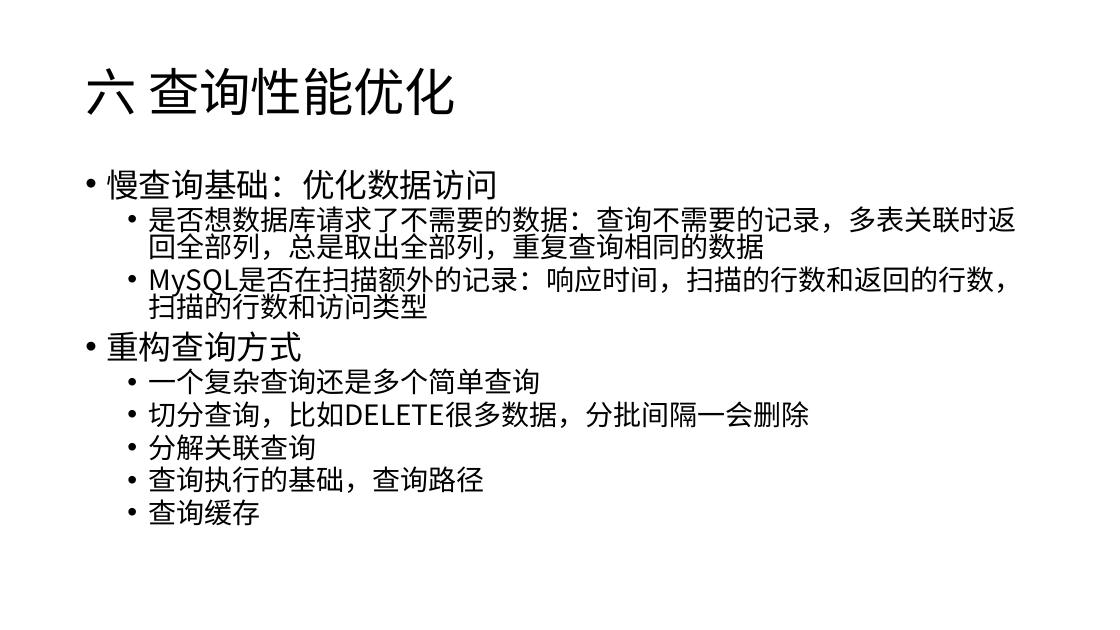
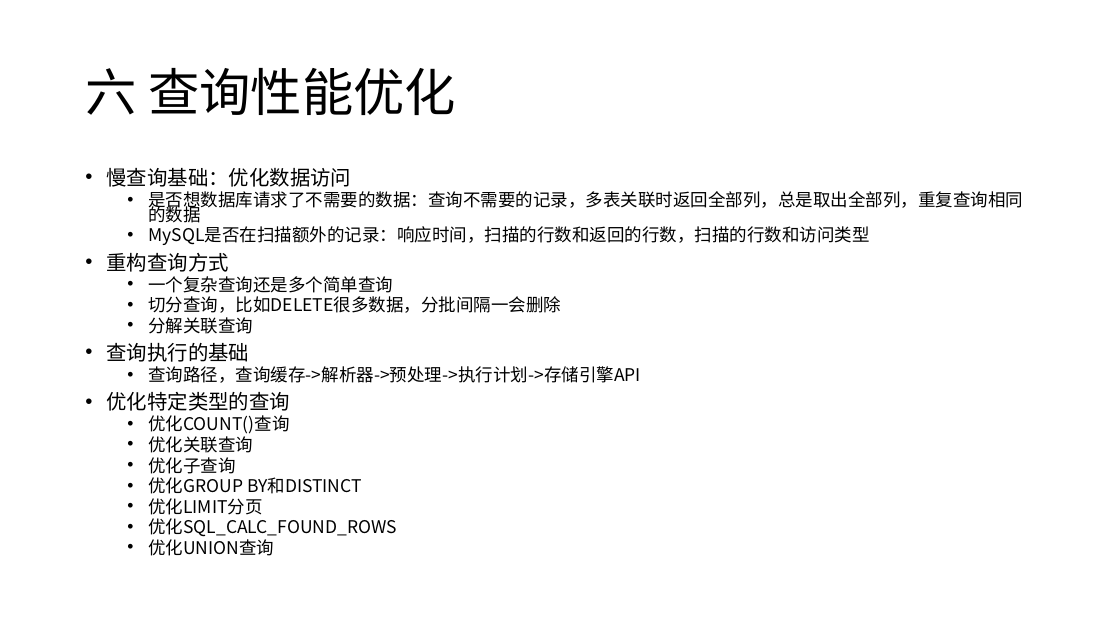
Before and after one commit to zzsure/computer-course-reading, a slide deck: slide 7 of High Performance MySQL.pptx. Drawn at 1120x630 pixels with LibreOffice and Linux fonts; fonts in the diff are those of the drawing. Boxes give left, top, right and bottom in pixels: in the first picture for what was removed or moved away, otherwise in the second. Text is boxed around its words. In the diff, an @@ line names an element or a change of style, - is before the commit and + after.

```diff
--- a/High Performance MySQL.pptx
+++ b/High Performance MySQL.pptx
@@ text at <box>106,168,1023,334</box>: size 28 to 17.5 pt in "慢查询基础：优化数据访问", "重构查询方式"; size 24 to 15 pt in "是否想数据库请求了不需要的数据：查询不需要的记录，多表关联时返回全部列，总是取出全部列，重复查询相同的数据", "MySQL是否在扫描额外的记录：响应时间，扫描的行数和返回的行数，扫描的行数和访问类型", "一个复杂查询还是多个简单查询", "切分查询，比如DELETE很多数据，分批间隔一会删除" and 1 more places; line spacing 0.8 to 0.7 @@
@@ text at <box>106,343,640,556</box>: text changed; size 24 to 15 pt @@
-  • 查询执行的基础，查询路径
-  • 查询缓存
+• 查询执行的基础
+  • 查询路径，查询缓存->解析器->预处理->执行计划->存储引擎API
+• 优化特定类型的查询
+  • 优化COUNT()查询
+  • 优化关联查询
+  • 优化子查询
+  • 优化GROUP BY和DISTINCT
+  • 优化LIMIT分页
+  • 优化SQL_CALC_FOUND_ROWS
+  • 优化UNION查询
```
Also in this commit, not shown: 1 other slide changed, 4 slides added, 2 other files.
